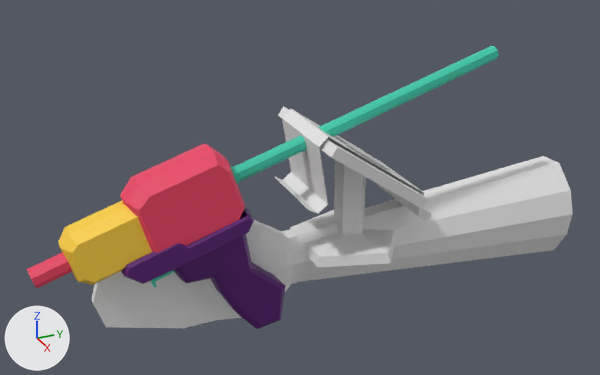
One commit to the FBX model peladontJam/Assets/Modelos/pergamino.fbx: the scene before it, then after it.
Camera for both pictures: a 50 mm lens placed at (11.04, -5.83, 6.69), pointed at (-0.18, -0.78, 1.08). Every picture has the same lights, and +X, +Y and +Z are marked at lower left. Where no turn or scale is listed for an object, it has been applied to the vertices.

In view in the first picture: 'Cube', 'pergamino', 'pistola'.
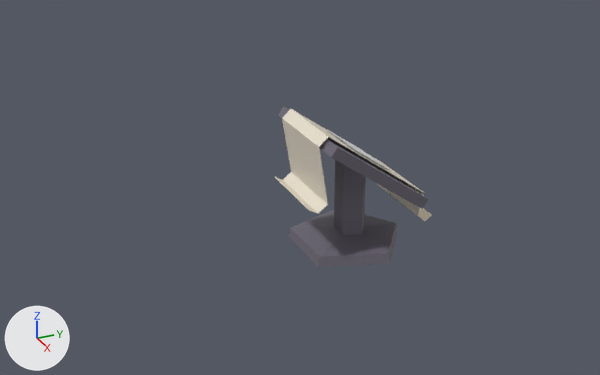
Commit message: pergamino 2

Edits to the bpy script that builds the scene:
```text
Add img_mapa_de_texturas_base_png:
    img_mapa_de_texturas_base_png = load_image('mapa de texturas base.png', '../../../Modelado/texturas/mapa de texturas base.png', 516, 237, 'sRGB')
Add mat_material:
    mat_material = principled_material('Material')
    mat_material.texture = img_mapa_de_texturas_base_png
Change me_circle:
    where me_circle.from_pydata(...)  # 64 vertices, 55 faces; spans x -1.0..1.0, y -1.02..1.22, z 0.0..2.26
    used by ob_pergamino; location = (0.0, 0.0, 0.0)
    me_circle part 1: texture (UV) coordinates of 55 of 55 faces, centred in x -1.0..1.0, y -1.01..1.21, z 0.08..2.19, changed; they spanned u 0.0..1.0, v 0.0..1.0 and now span u 0.09..0.57, v 0.51..0.79
    add me_circle.materials.append(mat_material)  # picture img_mapa_de_texturas_base_png
Remove ob_pistola:
    ob_pistola = bpy.data.objects.new('pistola', me_plane)
    ob_pistola.location = (-0.17, -3.17, 1.39)
Remove ob_cube:
    ob_cube = bpy.data.objects.new('Cube', me_cube)
    ob_cube.location = (0.0, 0.0, 0.0)
```

Boxes (x1, y1, x2, y2) around the edits, measured in the pictures (600 x 375 px):
'pistola', deleted: before (27, 46, 499, 329)
'Cube', deleted: before (91, 156, 573, 328)
'pergamino', recoloured, surface changed: (275, 106, 432, 267) in both
